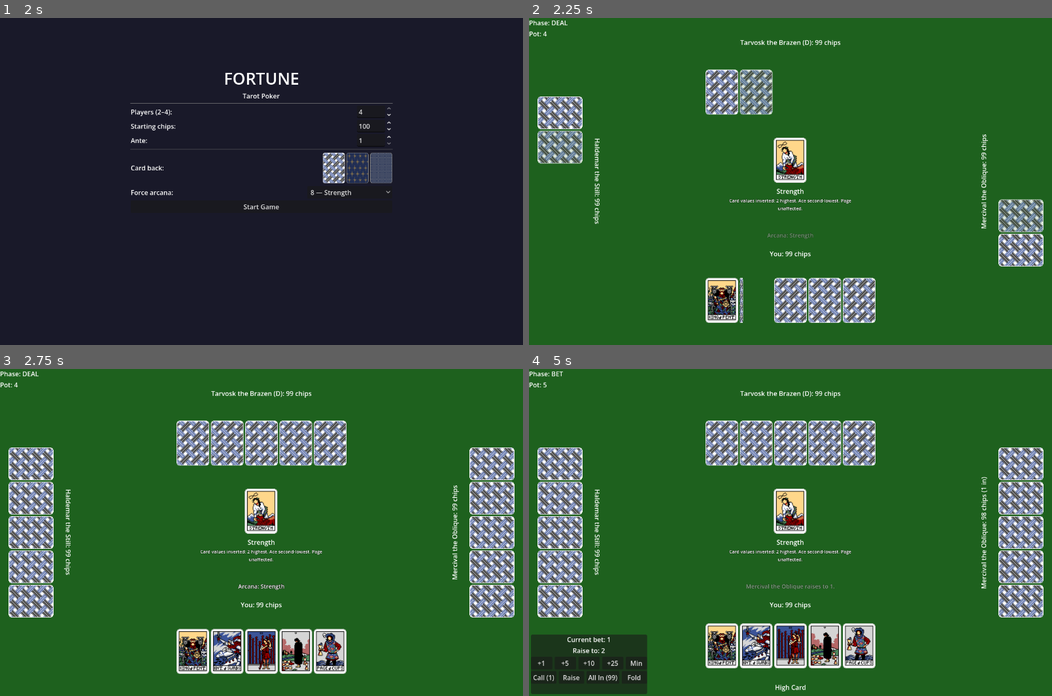
Above: before the commit, frames 1-4 (two rows, left to right).
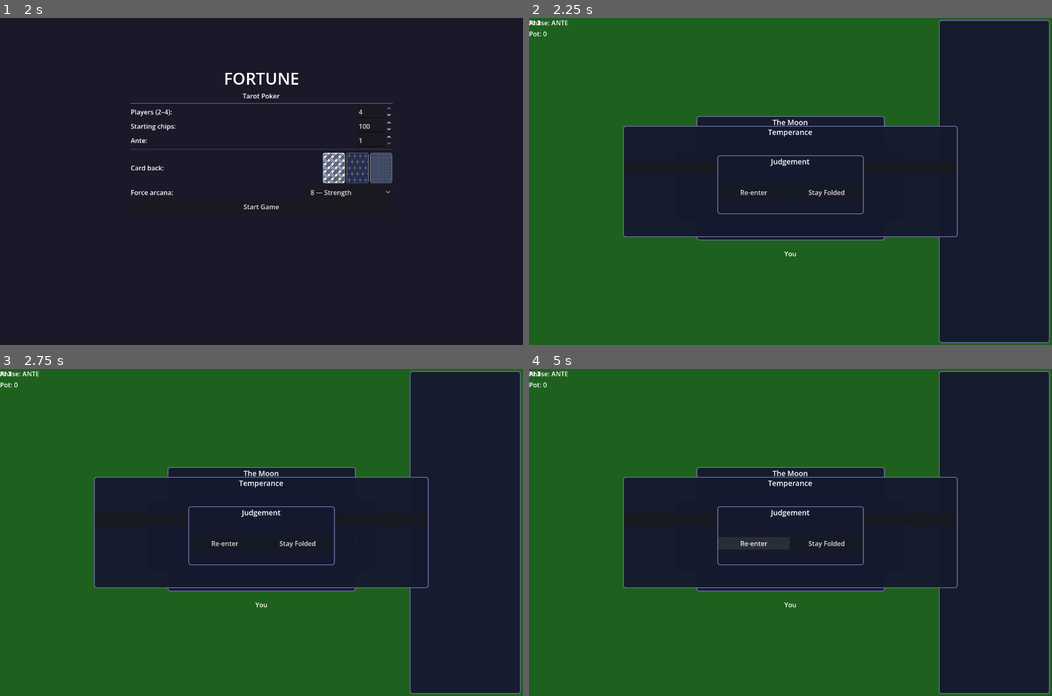
Above: after the commit, the same moments.

Repository: zenOfBass/Fortune
Game: Godot game, scene res://scenes/main_menu.tscn
Same seed, same stepped clock (60 frames per second), same inputs: the game is played once before the commit and once after it.
Inputs (mouse positions are in pixels of both pictures, inside the frame that each line leads up to):
- Up to frame 1 (2 s): click "Random (normal)" at 0.5 s; click "Random (normal)" at 1.25 s
- Up to frame 2 (2.25 s): click "Start Game" at 2 s
- Up to frame 3 (2.75 s): no input
- Up to frame 4 (5 s): click (790, 519) at 2.75 s, where only the run after the commit has a clickable "Confirm"; click (790, 519) at 3.5 s, where only the run after the commit has a clickable "Confirm"; click (753, 542) at 4.25 s, where only the run after the commit has a clickable "Re-enter"

Frame 1 is identical in both runs. In frame 2, 50% of the frame differs, in the area x 0-100%, y 0-100%; in frame 3, 56%; in frame 4, 60%.
Error after the commit: Parse Error: Identifier "result_panel" not declared in the current scope. (res://scenes/table.gd:86)

Commit message:
Remove result panel and related components for streamlined game flow

Diff:
--- a/scenes/game_table.tscn
+++ b/scenes/game_table.tscn
@@ -254,29 +254,6 @@
 anchor_top = 0.42
 anchor_bottom = 0.60
 
-[node name="ResultPanel" type="PanelContainer" parent="."]
-anchor_left = 0.28
-anchor_right = 0.72
-anchor_top = 0.40
-anchor_bottom = 0.62
-theme_override_styles/panel = SubResource("StyleBoxFlat_panels")
-visible = false
-
-[node name="VBox" type="VBoxContainer" parent="ResultPanel"]
-anchor_right = 1.0
-anchor_bottom = 1.0
-
-[node name="ResultLabel" type="Label" parent="ResultPanel/VBox"]
-text = "Round result"
-horizontal_alignment = 1
-autowrap_mode = 3
-size_flags_horizontal = 3
-size_flags_vertical = 3
-
-[node name="NextButton" type="Button" parent="ResultPanel/VBox"]
-text = "Next Round"
-size_flags_horizontal = 3
-
 [node name="PausePanel" type="PanelContainer" parent="."]
 anchor_left = 0.35
 anchor_right = 0.65
--- a/scenes/table.gd
+++ b/scenes/table.gd
@@ -55,12 +55,6 @@
 @onready var moon_panel = $MoonPanel
 @onready var temperance_panel = $TemperancePanel
 @onready var judgement_panel = $JudgementPanel
-
-# ---- Result panel ------------------------------------------------------------
-
-@onready var result_panel: PanelContainer = $ResultPanel
-@onready var result_label: Label = $ResultPanel/VBox/ResultLabel
-@onready var next_button: Button = $ResultPanel/VBox/NextButton
 
 # ---- Pause panel -------------------------------------------------------------
 
@@ -319,7 +313,6 @@
 
 func _hide_all_overlays() -> void:
 	arcana_panel.visible = false
-	result_panel.visible = false
 	chariot_panel.visible = false
 	star_panel.visible = false
 	magician_panel.visible = false
@@ -357,29 +350,29 @@
 func _on_arcana_choice_needed(player_idx: int, arcana_id: int) -> void:
 	_hide_all_overlays()
 	if arcana_id == 7:
-		var pname := "You" if player_idx == GameManager.HUMAN_IDX else "AI %d" % player_idx
+		var pname := GameManager._pname(player_idx)
 		chariot_panel.show_for_player(pname)
 		player_hand.set_selectable(true, 1)
 	elif arcana_id == 17:
-		var pname := "You" if player_idx == GameManager.HUMAN_IDX else "AI %d" % player_idx
+		var pname := GameManager._pname(player_idx)
 		star_panel.show_for_player(pname)
 		player_hand.set_selectable(true, 1)
 	elif arcana_id == 1:
-		var pname := "You" if player_idx == GameManager.HUMAN_IDX else "AI %d" % player_idx
+		var pname := GameManager._pname(player_idx)
 		magician_panel.show_for_player(pname)
 	elif arcana_id == 2:
-		var pname := "You" if player_idx == GameManager.HUMAN_IDX else "AI %d" % player_idx
+		var pname := GameManager._pname(player_idx)
 		priestess_panel.show_for_player(pname)
 		player_hand.set_selectable(true, 1)
 	elif arcana_id == 20:
 		judgement_panel.show_for_player("You", GameManager.ante_amount)
 	elif arcana_id == 14:
-		var pname := "You" if player_idx == GameManager.HUMAN_IDX else "AI %d" % player_idx
+		var pname := GameManager._pname(player_idx)
 		temperance_panel.show_for_player(pname, GameManager.round_state.temperance_flop)
 		player_hand.set_selectable(true, 1)
 	elif arcana_id == 18:
 		var secret: Card = GameManager.round_state.moon_secret.get(player_idx)
-		var pname := "You" if player_idx == GameManager.HUMAN_IDX else "AI %d" % player_idx
+		var pname := GameManager._pname(player_idx)
 		if not GameManager.round_state.moon_reveal_done:
 			moon_panel.show_reveal(secret, pname)
 		else:
@@ -481,7 +474,7 @@
 	else:
 		for i in winner_indices.size():
 			var w: int = winner_indices[i]
-			var player_name := "You" if w == 0 else "AI %d" % w
+			var player_name := GameManager._pname(w)
 			var hand_name: String = hand_names[i] if i < hand_names.size() else ""
 			var verb := "win" if w == 0 else "wins"
 			parts.append("%s %s with %s" % [player_name, verb, hand_name])
@@ -492,7 +485,7 @@
 	GameManager.confirm_next_round()
 
 func _on_page_bonus(winner_idx: int, bonus_per_player: int) -> void:
-	var player_name := "You" if winner_idx == 0 else "AI %d" % winner_idx
+	var player_name := GameManager._pname(winner_idx)
 	phase_label.text = "%s gets Page bonus: +%d per player!" % [player_name, bonus_per_player]
 
 func _on_game_ended(final_chips: Array) -> void:
@@ -501,14 +494,14 @@
 	var winners: Array = []
 	for i in final_chips.size():
 		if final_chips[i] == max_chips:
-			winners.append("You" if i == 0 else "AI %d" % i)
+			winners.append(GameManager._pname(i))
 	var header := "%s wins!" % " & ".join(winners) if winners.size() < final_chips.size() \
 		else "It's a tie!"
 	phase_label.text = "Game Over — " + header
 	var standings: Array = range(final_chips.size())
 	standings.sort_custom(func(a, b): return final_chips[a] > final_chips[b])
 	for i in standings:
-		var pname := "You" if i == 0 else "AI %d" % i
+		var pname := GameManager._pname(i)
 		log_label.append_text("%s: %d chips\n" % [pname, final_chips[i]])
 	log_label.scroll_to_paragraph(log_label.get_paragraph_count() - 1)
 	await get_tree().create_timer(5.0).timeout
